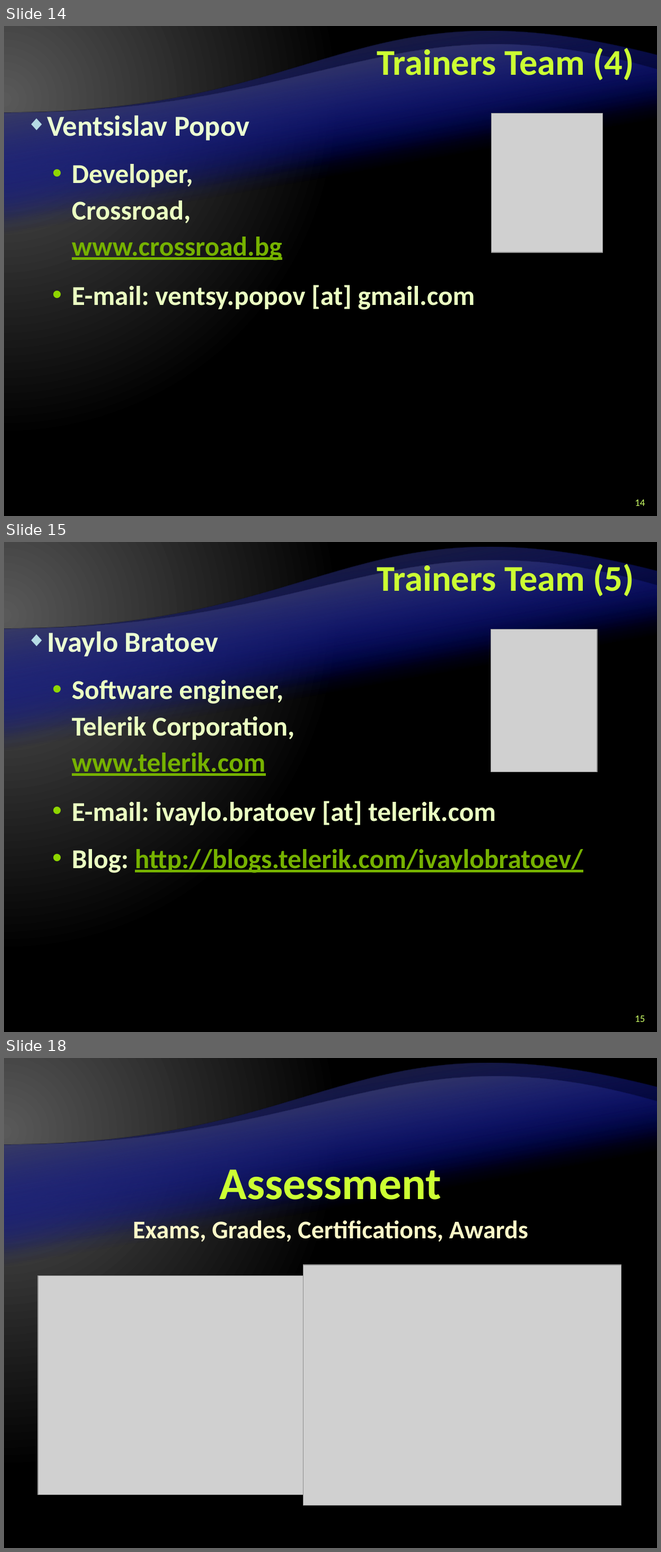
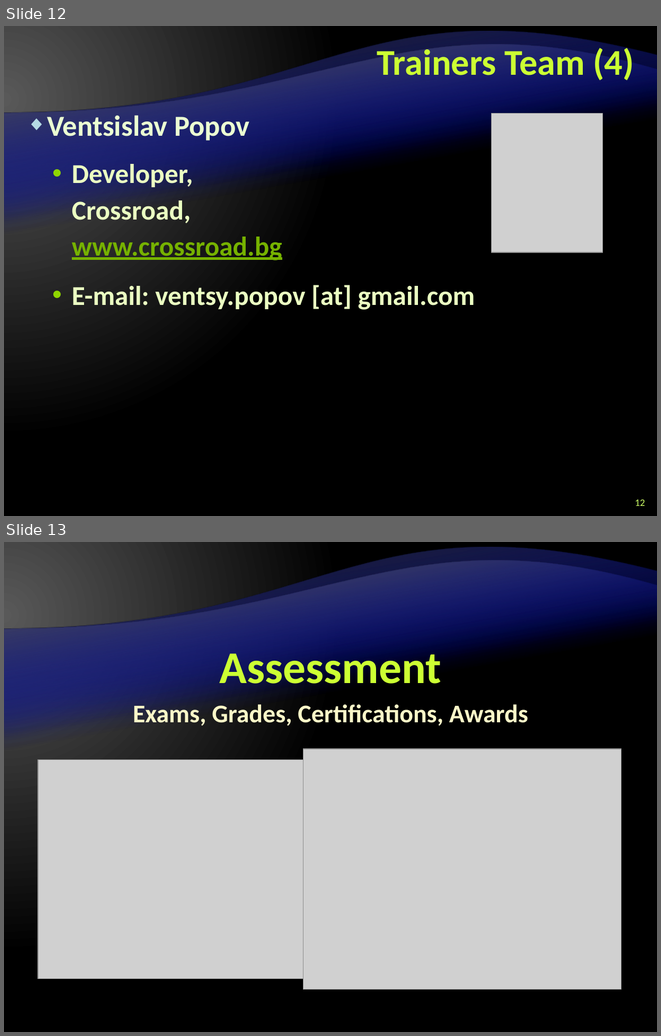
Before and after one commit to Graveheart/aspnetcourse, a slide deck: 2010/lectures/0. Course Introduction.pptx. Shown one above the other, each under a label of ours: slides 14, 15 and 18 before the commit, slides 12 and 13 after it; the slides between them are not shown. The pictures are 661x1552 and 661x1036 pixels, drawn with LibreOffice and Linux fonts; fonts in the diff are those of the drawing; grey boxes stand for pictures; background and template pictures are left out. Boxes give left, top, right and bottom in pixels: in the first picture for what was removed or moved away, otherwise in the second. Text is boxed around its words. In the diff, an @@ line names an element or a change of style, - is before the commit and + after.

```diff
--- a/2010/lectures/0. Course Introduction.pptx
+++ b/2010/lectures/0. Course Introduction.pptx
@@ slide 15 removed at bbox=[4, 542, 657, 1032], background gradient #595959 to #000000; not listed: 4 template elements that a slide beside it also shows @@
@@ title removed at bbox=[377, 561, 634, 596] @@
-Trainers Team (5)
@@ text removed at bbox=[47, 631, 294, 776] @@
-◆ Ivaylo Bratoev
-  • Software engineer, Telerik Corporation, www.telerik.com
@@ picture removed at bbox=[491, 629, 597, 772] @@
@@ text removed at bbox=[72, 801, 583, 873] @@
-  • E-mail: ivaylo.bratoev [at] telerik.com
-  • Blog: http://blogs.telerik.com/ivaylobratoev/
@@ page number removed at bbox=[635, 1015, 645, 1022] @@
-15
@@ what was slide 14 is now slide 12 @@
@@ page number at bbox=[635, 499, 645, 506]: text changed @@
-14
+12
@@ what was slide 18 is now slide 13 @@
```
Also in this commit, not shown: 3 slides changed, 4 other slides removed.
